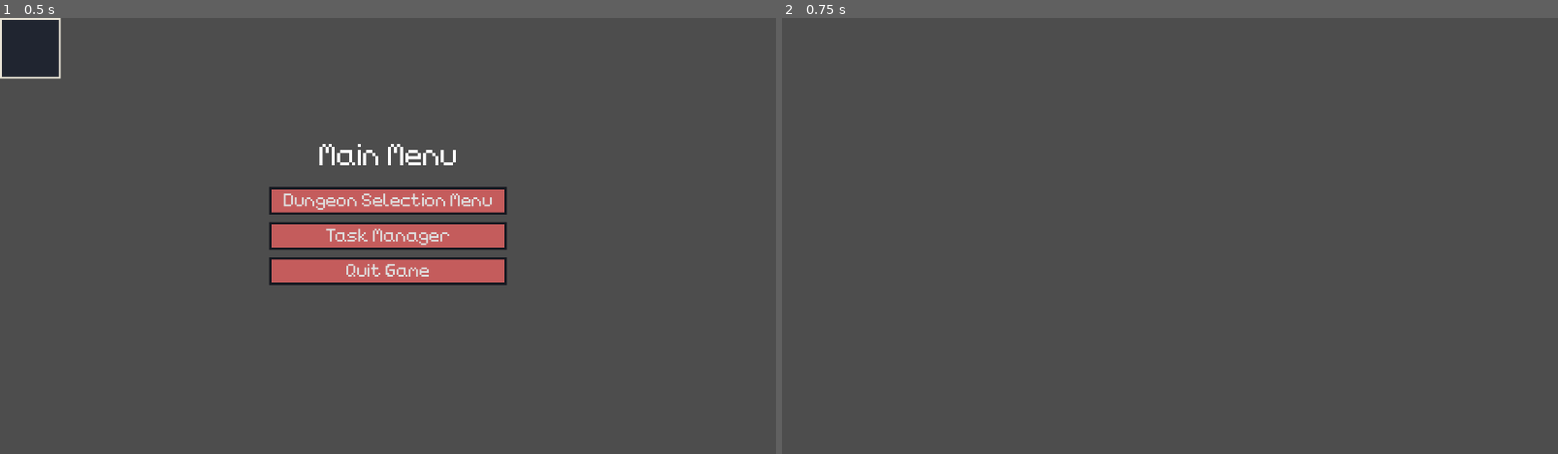
Above: before the commit, frames 1-2 (left to right).
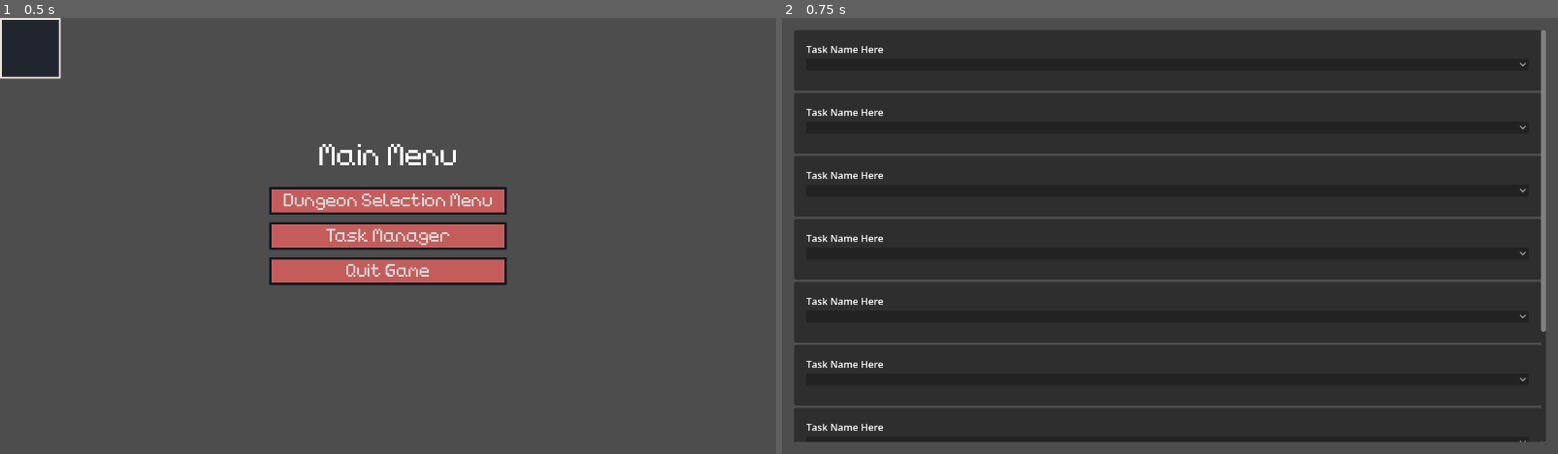
Above: after the commit, the same moments.

Repository: TheHumanMRP/RPG-Life-Tracker
Game: Godot game, scene res://Folders/Systems/Main/Scenes/main_scene.tscn
The game is run twice, just before and just after one commit, with the same random seed, the same clock (stepped at 60 frames per second) and the same inputs. The engine's default icon, where the game draws it, is replaced by a stand-in: a white triangle on a blue panel in a dark square.
Inputs:
- Up to frame 1 (0.5 s): no input
- Up to frame 2 (0.75 s): click "Task Manager" at 0.5 s

Frame 1 is identical in both runs. In frame 2, 87% of the frame differs, in the area x 1-99%, y 2-98%.

Commit message:
Auto commit at 2026-10-05 21:54:49

Diff:
--- a/Folders/Systems/Task-Manager/Scenes/task_grid.tscn
+++ b/Folders/Systems/Task-Manager/Scenes/task_grid.tscn
@@ -1,4 +1,6 @@
 [gd_scene format=3 uid="uid://begy5501tfsx6"]
+
+[ext_resource type="PackedScene" uid="uid://vt6eolqkwws8" path="res://Folders/Systems/Task-Manager/Scenes/task_entry_scene.tscn" id="1_vs7gx"]
 
 [node name="Task_Grid" type="ScrollContainer" unique_id=77195755]
 anchors_preset = 15
@@ -11,3 +13,30 @@
 layout_mode = 2
 size_flags_horizontal = 3
 size_flags_vertical = 3
+
+[node name="Task_Entry_Scene" parent="VBoxContainer" unique_id=465403137 instance=ExtResource("1_vs7gx")]
+layout_mode = 2
+
+[node name="Task_Entry_Scene2" parent="VBoxContainer" unique_id=1365254451 instance=ExtResource("1_vs7gx")]
+layout_mode = 2
+
+[node name="Task_Entry_Scene3" parent="VBoxContainer" unique_id=189865065 instance=ExtResource("1_vs7gx")]
+layout_mode = 2
+
+[node name="Task_Entry_Scene4" parent="VBoxContainer" unique_id=246469555 instance=ExtResource("1_vs7gx")]
+layout_mode = 2
+
+[node name="Task_Entry_Scene5" parent="VBoxContainer" unique_id=421645514 instance=ExtResource("1_vs7gx")]
+layout_mode = 2
+
+[node name="Task_Entry_Scene6" parent="VBoxContainer" unique_id=923932323 instance=ExtResource("1_vs7gx")]
+layout_mode = 2
+
+[node name="Task_Entry_Scene7" parent="VBoxContainer" unique_id=1660285274 instance=ExtResource("1_vs7gx")]
+layout_mode = 2
+
+[node name="Task_Entry_Scene8" parent="VBoxContainer" unique_id=562353163 instance=ExtResource("1_vs7gx")]
+layout_mode = 2
+
+[node name="Task_Entry_Scene9" parent="VBoxContainer" unique_id=541939615 instance=ExtResource("1_vs7gx")]
+layout_mode = 2
--- a/Folders/Systems/Task-Manager/Scenes/task_manager_ui_canvas_layer.tscn
+++ b/Folders/Systems/Task-Manager/Scenes/task_manager_ui_canvas_layer.tscn
@@ -1,7 +1,9 @@
 [gd_scene format=3 uid="uid://dgcrca6nf3v6o"]
 
+[ext_resource type="Script" uid="uid://dqkbm8av1i4gx" path="res://Folders/Systems/Task-Manager/Scripts/task_manager_ui_canvas_layer.gd" id="1_sajli"]
 [ext_resource type="PackedScene" uid="uid://gdbbj4t5s8w8" path="res://Folders/Systems/Task-Manager/Scenes/task_manager_ui.tscn" id="2_sajli"]
 
 [node name="Task_Manager_UI_Canvas_Layer" type="CanvasLayer" unique_id=576735466]
+script = ExtResource("1_sajli")
 
 [node name="Task_Manager_UI" parent="." unique_id=661376298 instance=ExtResource("2_sajli")]
--- /dev/null
+++ b/Folders/Systems/Task-Manager/Scripts/task_manager_ui_canvas_layer.gd
@@ -0,0 +1,4 @@
+extends CanvasLayer
+
+func _init() -> void:
+	SignalBus.set_game_state.emit(All_Enums.GAME_STATES.TaskManager)
Not shown, added: Folders/Systems/Task-Manager/Scripts/task_manager_ui_canvas_layer.gd.uid
